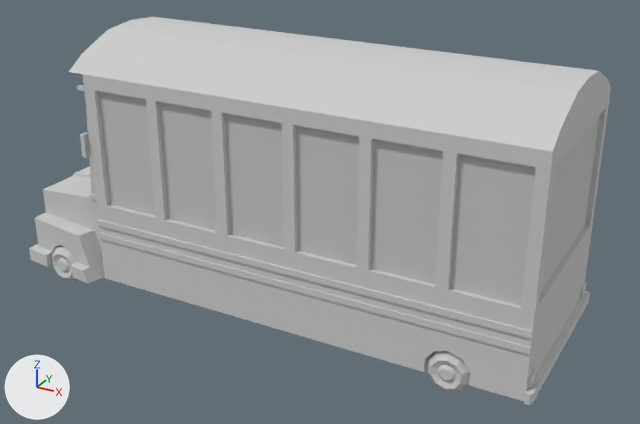
Renders of the glTF model grandprix/m/schoolbus.glb from each side of a commit.
Camera for both pictures: a camera (50 mm lens) standing at (4.95, -5.86, 2.6) and looking at (1.74, -0.02, -0.32). Lighting does not change. The marker at lower left points along +X, +Y and +Z. The first picture is the older version. Where no turn or scale is listed for an object, it has been applied to the vertices.

Before the edit, the objects in view are built like this:
```python
ob_backwheels = bpy.data.objects.new('BackWheels', me_backwheels)
ob_backwheels.location = (3.189, 0.36, -0.957)
ob_frontwheels = bpy.data.objects.new('FrontWheels', me_frontwheels)
ob_frontwheels.location = (-0.373, 0.411, -0.957)
ob_schoolbus = bpy.data.objects.new('SchoolBus', me_schoolbus)
ob_schoolbus.location = (0.0, 0.0, 0.0)
```
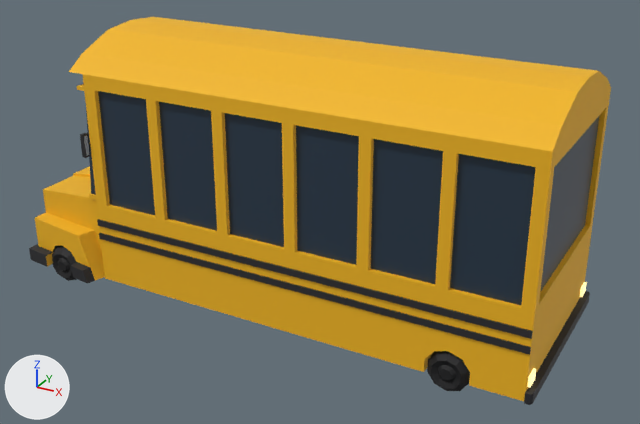
Pixel boxes (x1, y1, x2, y2) of what changed, in the pictures (640 x 424 px):
'SchoolBus', recoloured, surface changed (darker): (29, 17, 611, 405) in both
'BackWheels', recoloured (light grey to black): (427, 351, 470, 391) in both
'FrontWheels', recoloured (light grey to black): (52, 246, 77, 281) in both

What changed in the scene script:
```text
Change mat_wheel:
    mat_wheel.base_color: (0.64, 0.64, 0.64) -> (0.00716, 0.00716, 0.00837)  # light grey #d1d1d1 -> black #141417
Change mat_yellow:
    mat_yellow.base_color: (0.64, 0.64, 0.64) -> (0.891, 0.47, 0.00775)  # light grey #d1d1d1 -> yellow #f2b615
Change mat_windows:
    mat_windows.base_color: (0.64, 0.64, 0.64) -> (0.0189, 0.0385, 0.0658)  # light grey #d1d1d1 -> dark blue #253749
Change mat_bumper:
    mat_bumper.base_color: (0.64, 0.64, 0.64) -> (0.0199, 0.0199, 0.0231)  # light grey #d1d1d1 -> black #27272a
Change mat_lights:
    add mat_lights.emission_strength = 1.0
```
